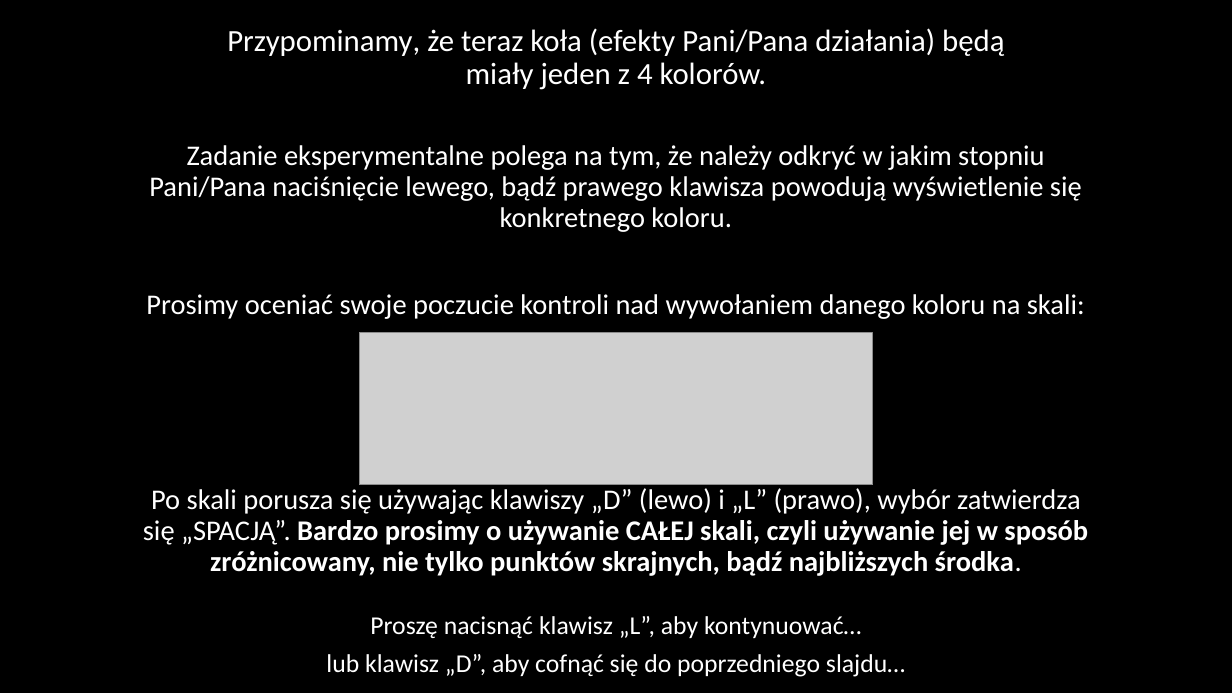
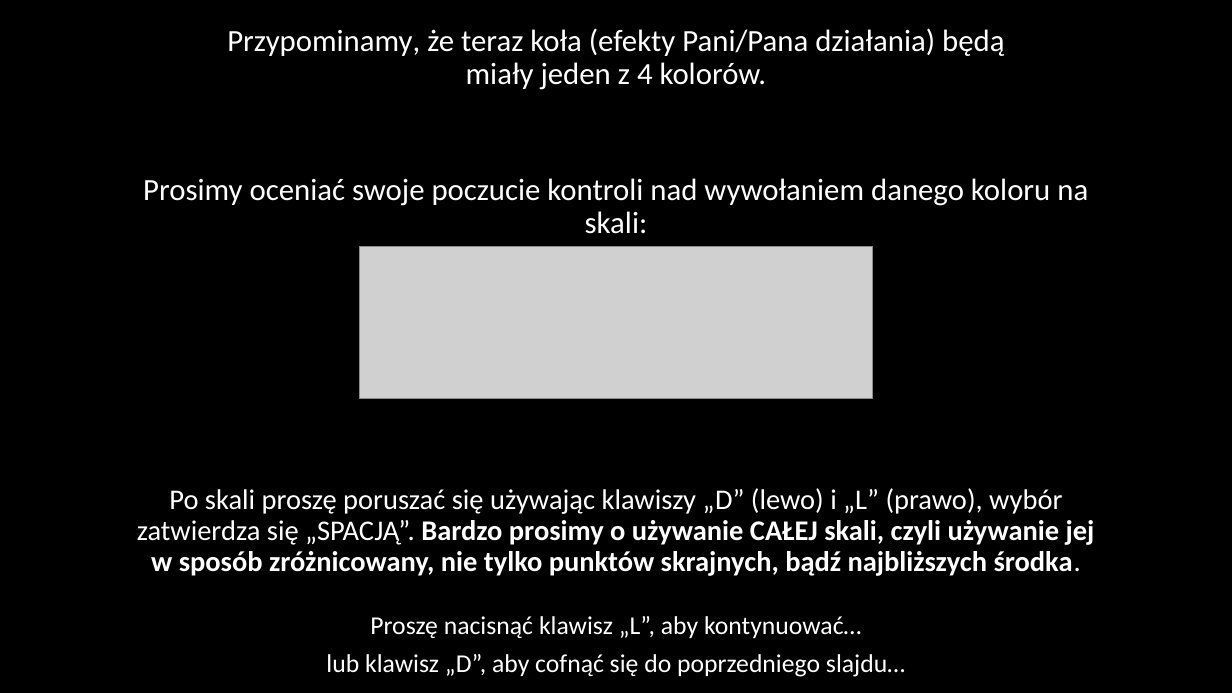
Before and after one commit to mmagnuski/senofag, a slide deck: slide 17 of EPRIME procedura png/Slajdy_proc1.pptx. Drawn at 1232x693 pixels with LibreOffice and Linux fonts; fonts in the diff are those of the drawing; grey boxes stand for pictures. Boxes give left, top, right and bottom in pixels: in the first picture for what was removed or moved away, otherwise in the second. Text is boxed around its words. In the diff, an @@ line names an element or a change of style, - is before the commit and + after.

```diff
--- a/EPRIME procedura png/Slajdy_proc1.pptx
+++ b/EPRIME procedura png/Slajdy_proc1.pptx
@@ text at <box>149,145,1082,232</box>: paragraph removed @@
-Zadanie eksperymentalne polega na tym, że należy odkryć w jakim stopniu Pani/Pana naciśnięcie lewego, bądź prawego klawisza powodują wyświetlenie się konkretnego koloru.
@@ text "Prosimy oceniać swoje poczucie kontroli ...": place and size @@
-text "Prosimy oceniać swoje poczucie kontroli ..." at <box>146,145,1085,319</box>
+text "Prosimy oceniać swoje poczucie kontroli ..." at <box>143,178,1088,234</box>
@@ text "Prosimy oceniać swoje poczucie kontroli ..." at <box>143,178,1088,234</box>: size 22.2 to 24 pt @@
@@ picture: place and size @@
-picture at <box>360,333,873,485</box>
+picture at <box>360,247,873,399</box>
@@ text at <box>137,488,1095,576</box>: text changed @@
-Po skali porusza się używając klawiszy „D” (lewo) i „L” (prawo), wybór zatwierdza się „SPACJĄ”. Bardzo prosimy o używanie CAŁEJ skali, czyli używanie jej w sposób zróżnicowany, nie tylko punktów skrajnych, bądź najbliższych środka.
+Po skali proszę poruszać się używając klawiszy „D” (lewo) i „L” (prawo), wybór zatwierdza się „SPACJĄ”. Bardzo prosimy o używanie CAŁEJ skali, czyli używanie jej w sposób zróżnicowany, nie tylko punktów skrajnych, bądź najbliższych środka.
```
Also in this commit, not shown: 3 other slides changed, 1 slide added, 23 other files.
